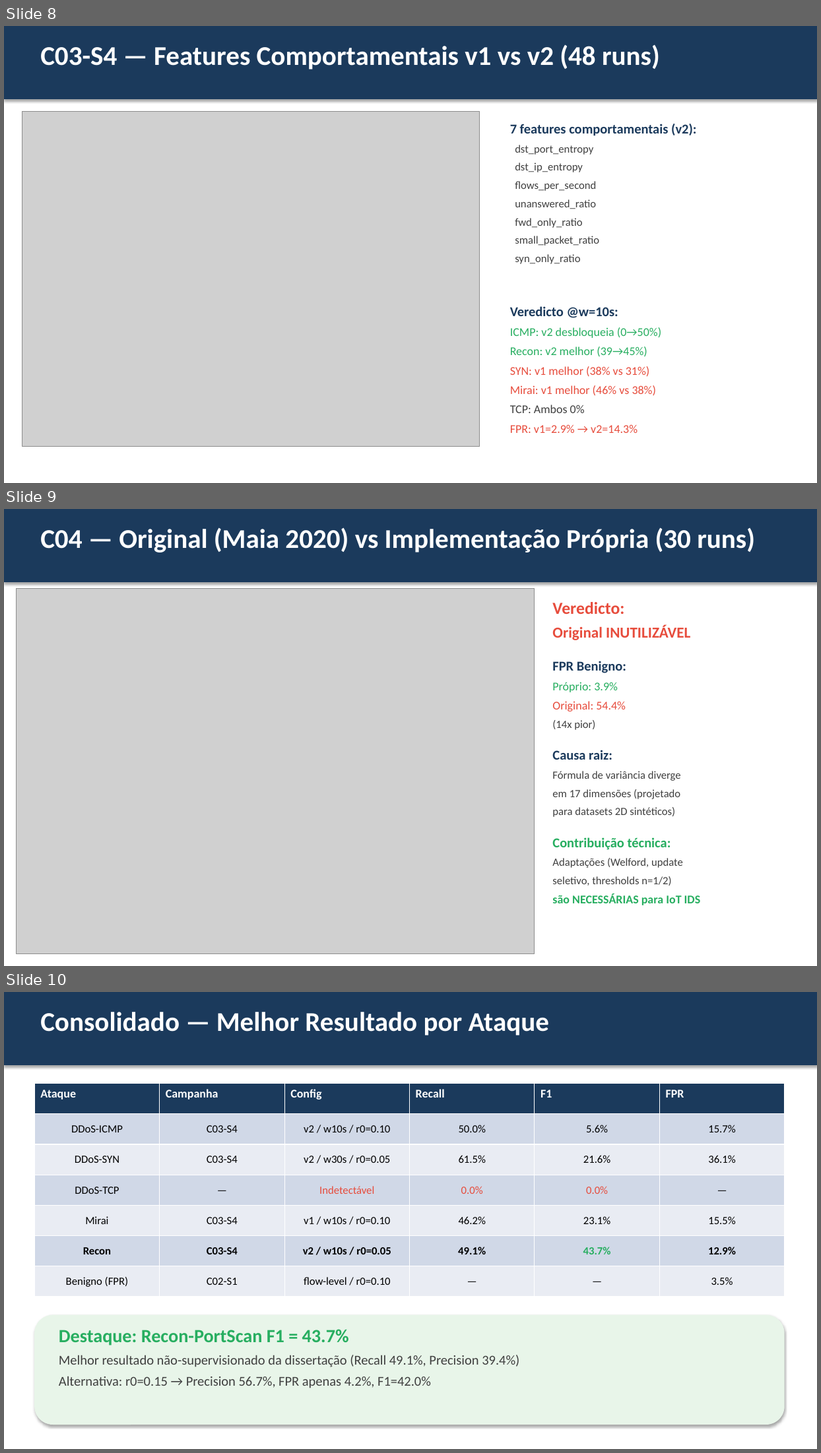
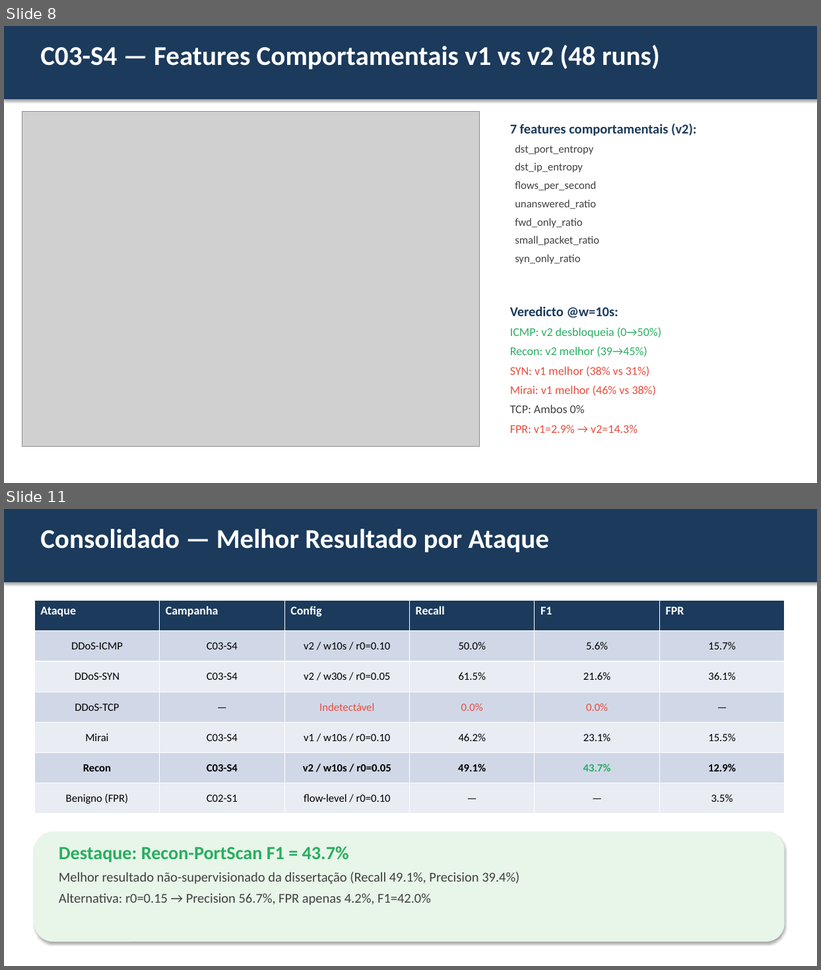
Before and after one commit to agvicente/final-project, a slide deck: docs/meeting/2026-03-19-advisor-meeting.pptx. Shown one above the other, each under a label of ours: slides 8, 9 and 10 before the commit, slides 8 and 11 after it; the slides between them are not shown. The pictures are 821x1453 and 821x970 pixels, drawn with LibreOffice and Linux fonts; fonts in the diff are those of the drawing; grey boxes stand for pictures. Boxes give left, top, right and bottom in pixels: in the first picture for what was removed or moved away, otherwise in the second. Text is boxed around its words. In the diff, an @@ line names an element or a change of style, - is before the commit and + after.

Commit message:
run campaign 4 with original teda and document findings

```diff
--- a/docs/meeting/2026-03-19-advisor-meeting.pptx
+++ b/docs/meeting/2026-03-19-advisor-meeting.pptx
@@ slide 9 removed at (x1=4, y1=509, x2=817, y2=966), background #FFFFFF @@
@@ rectangle removed at (x1=4, y1=509, x2=817, y2=582) @@
@@ text removed at (x1=40, y1=527, x2=755, y2=553) @@
-C04 — Original (Maia 2020) vs Implementação Própria (30 runs)
@@ picture removed at (x1=16, y1=588, x2=535, y2=955) @@
@@ text removed at (x1=552, y1=602, x2=701, y2=906) @@
-Veredicto:
-Original INUTILIZÁVEL
-FPR Benigno:
-Próprio: 3.9%
-Original: 54.4%
-(14x pior)
-Causa raiz:
-Fórmula de variância diverge
-em 17 dimensões (projetado
-para datasets 2D sintéticos)
-Contribuição técnica:
-Adaptações (Welford, update
-seletivo, thresholds n=1/2)
-são NECESSÁRIAS para IoT IDS
@@ what was slide 10 is now slide 11 @@
```
Also in this commit, not shown: 2 slides added, 5 other files.
